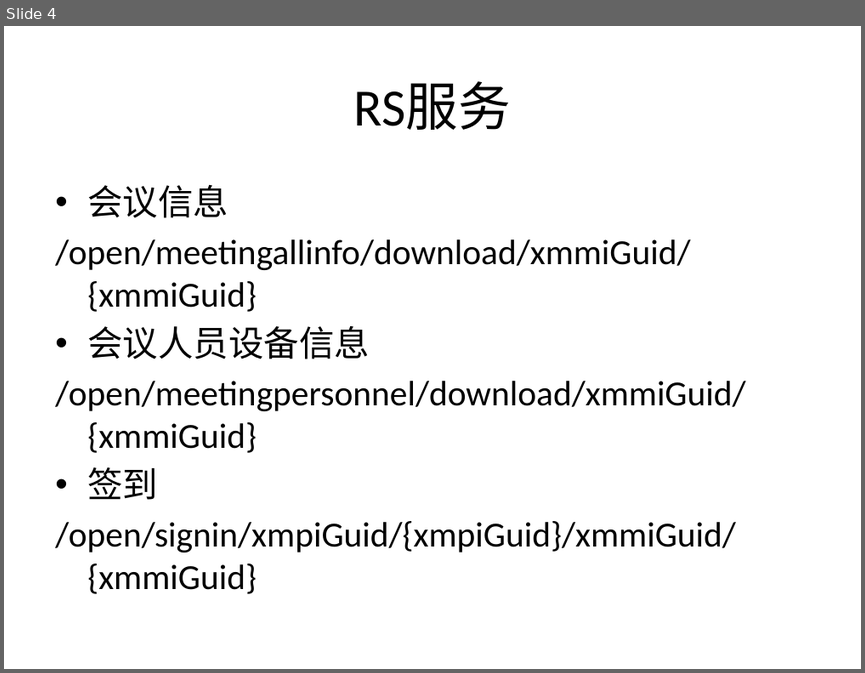
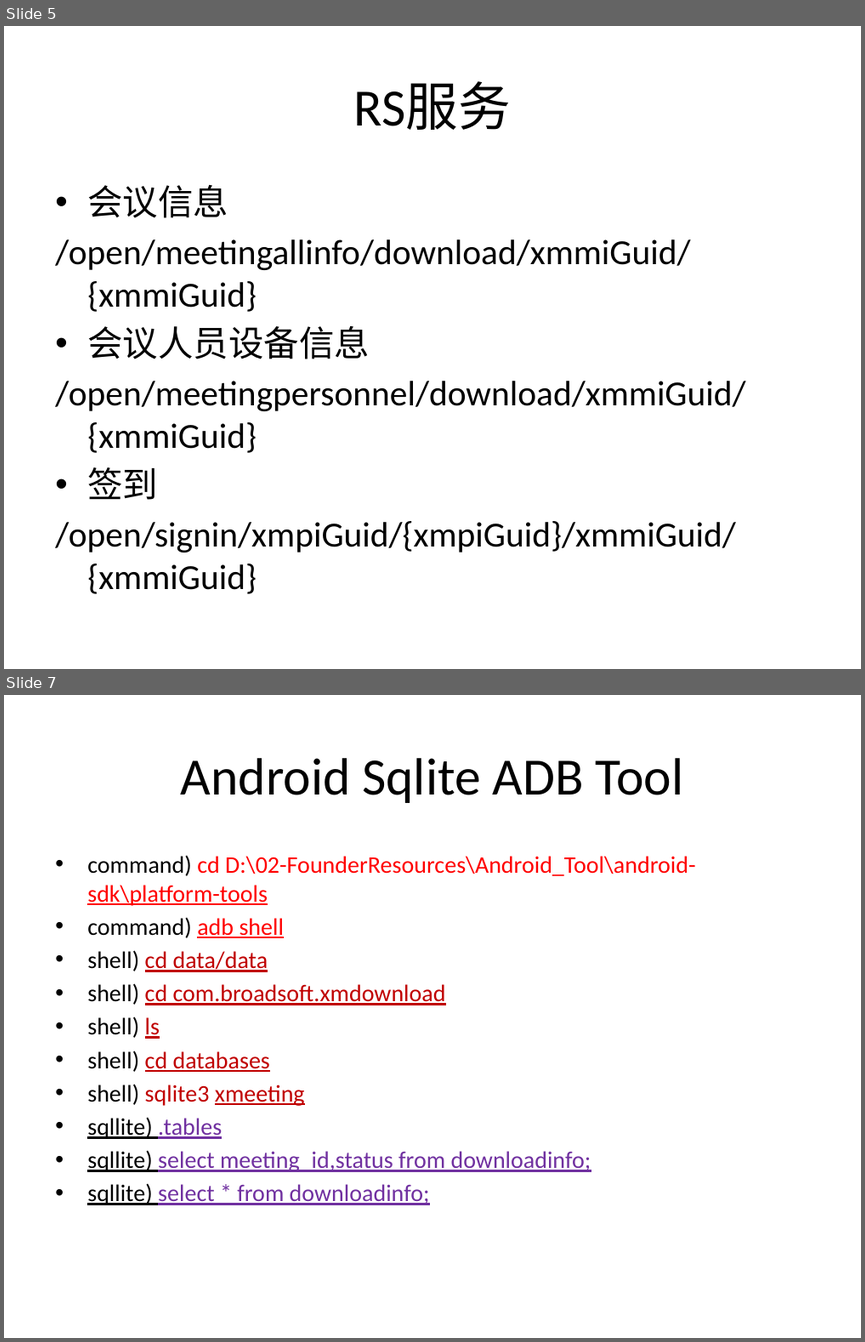
Before and after one commit to ljvblfz/x00001, a slide deck: sourcecode/project/xmeeting/doc/前后台交互服务设计.pptx. Shown one above the other, each under a label of ours: slide 4 before the commit, slides 5 and 7 after it; the slides between them are not shown. The pictures are 865x673 and 865x1342 pixels, drawn with LibreOffice and Linux fonts; fonts in the diff are those of the drawing. Boxes give left, top, right and bottom in pixels: in the first picture for what was removed or moved away, otherwise in the second. Text is boxed around its words. In the diff, an @@ line names an element or a change of style, - is before the commit and + after.

```diff
--- a/sourcecode/project/xmeeting/doc/前后台交互服务设计.pptx
+++ b/sourcecode/project/xmeeting/doc/前后台交互服务设计.pptx
@@ slide 7 added at <box>4,695,861,1338</box>, background #FFFFFF @@
@@ title added at <box>181,758,684,803</box>, 44 pt, text #000000 @@
+Android Sqlite ADB Tool
@@ text added at <box>87,855,695,1205</box>, 20 pt, text #FF0000, underline @@
+• command) cd D:\02-FounderResources\Android_Tool\android-sdk\platform-tools
+• command) adb shell
+• shell) cd data/data
+• shell) cd com.broadsoft.xmdownload
+• shell) ls
+• shell) cd databases
+• shell) sqlite3 xmeeting
+• sqllite) .tables
+• sqllite) select meeting_id,status from downloadinfo;
+• sqllite) select * from downloadinfo;
@@ what was slide 4 is now slide 5 @@
```
Also in this commit, not shown: 1 slide changed, 2 other slides added, 3 other files.
